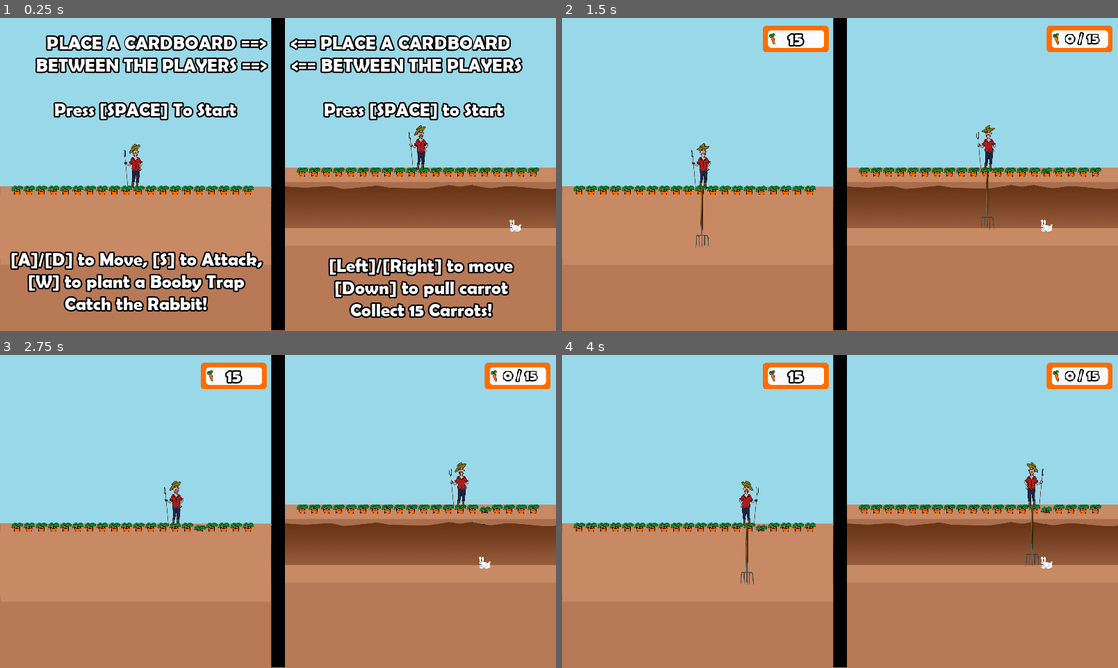
Above: before the commit, frames 1-4 (two rows, left to right).
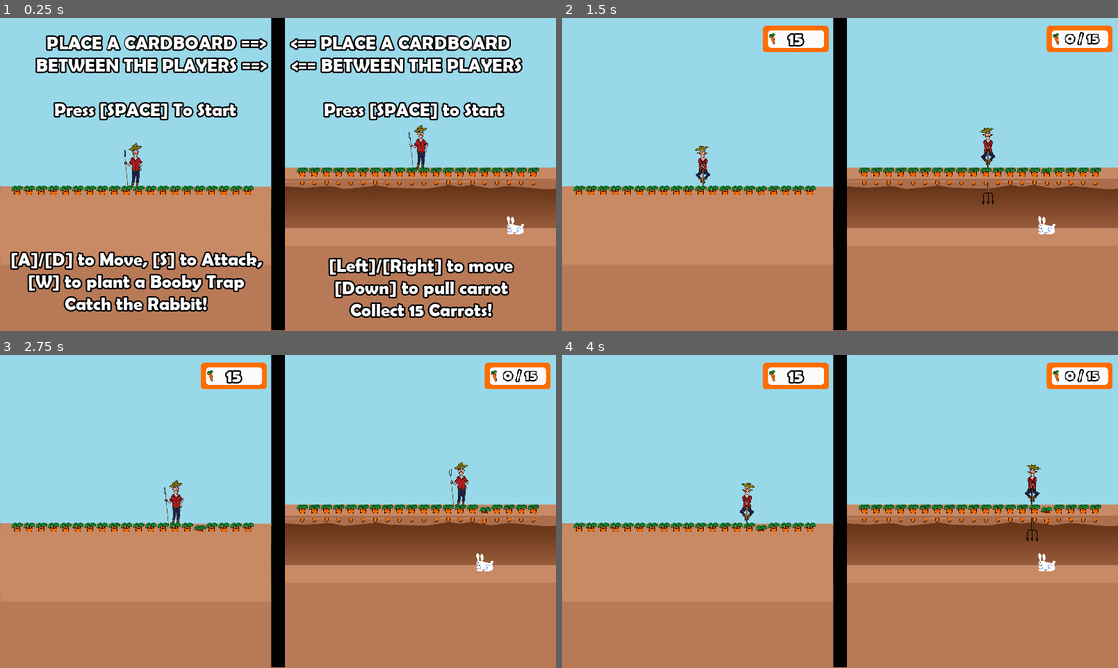
Above: after the commit, the same moments.

Repository: Brusi/ggj23
Game: Godot game, scene res://Splash.tscn
The game is run twice, just before and just after one commit, with the same random seed, the same clock (stepped at 60 frames per second) and the same inputs. Sound files missing from this copy of the repository are replaced by a short silence.
Inputs:
- Up to frame 1 (0.25 s): no input
- Up to frame 2 (1.5 s): tap Enter (ui_accept) at 0.5, 0.77, 0.8, 1.07, 1.35 s; hold D (farmer_right) 0.53-1.28 s; tap S (farmer_pitchfork) at 0.6 s; hold Down (rabbit_down) from 1.28 s (still down)
- Up to frame 3 (2.75 s): tap Enter (ui_accept) at 1.52, 1.82, 2.3 s; tap S (farmer_pitchfork) at 1.55 s; release Down (rabbit_down) at 2.03 s; hold D (farmer_right) from 2.03 s (still down); tap W (farmer_action_1) at 2.1 s
- Up to frame 4 (4 s): tap S (farmer_pitchfork) at 2.85, 3.6 s; tap Enter (ui_accept) at 3.02, 3.32, 3.5, 3.77, 3.8 s; release D (farmer_right) at 3.53 s; hold A (farmer_left) from 3.53 s (still down)

The runs differ from the first frame. In frame 1, 0.7% of the frame differs, in the area x 23-100%, y 34-70%; in frame 2, 1.2%; in frame 3, 0.7%; in frame 4, 1.3%, in the area x 31-100%, y 34-74%.

Commit message:
Farmer stab animation

Diff:
--- a/project/Farmer.gd
+++ b/project/Farmer.gd
@@ -44,17 +44,17 @@
 	can_play_step = true
 
 func _ready():
-	$Pitchfork.visible = false
+	$Sprite.play("default")
 	get_node("/root/Game/LeftMask").clone_obj(self)
 	global_position.x = lerp(min_x, max_x, 0.5)
 
 func copy_state_to(new_obj):
 	for s in [[new_obj.get_node("Sprite") ,$Sprite],
-			  [new_obj.get_node("Sprite/Clone"), $Sprite/Clone],
-			  [new_obj.get_node("Pitchfork"), $Pitchfork]]:
+			  [new_obj.get_node("Sprite/Clone"), $Sprite/Clone]]:
 		s[0].flip_h = s[1].flip_h
 		s[0].offset = s[1].offset
 		s[0].visible = s[1].visible
+		(s[0] as AnimatedSprite).play((s[1] as AnimatedSprite).animation)
 
 func _physics_process(delta):
 	if game.ended:
@@ -98,27 +98,24 @@
 
 	state = State.PREPARE
 
-	$Sprite.offset.y = -50
-	$Sprite/Clone.offset.y = -50
+	$Sprite.play("stab_one")
+	$Sprite/Clone.play("stab_one")
 
 	yield(get_tree().create_timer(0.2), "timeout")
 
 	state = State.STAB
 	$Stab.get_child(randi() % $Stab.get_child_count()).play()
 
-	$Sprite.offset.y = 0
-	$Sprite/Clone.offset.y = 0
+	$Sprite.play("stab_two")
+	$Sprite/Clone.play("stab_two")
 
-	$Pitchfork.visible = true
 	if rabbit.position.x <= position.x + stabbing_margin and rabbit.position.x >= position.x - stabbing_margin:
 		rabbit.die()
 
 	yield(get_tree().create_timer(pitcfork_cooldown), "timeout")
 
 	state = State.IDLE
-
-	$Pitchfork.visible = false
-
+	$Sprite.play("default")
 
 func try_plant_bomb():
 	var bombs: = get_tree().get_nodes_in_group("bomb")
--- a/project/Farmer.tscn
+++ b/project/Farmer.tscn
@@ -1,8 +1,7 @@
-[gd_scene load_steps=24 format=2]
+[gd_scene load_steps=25 format=2]
 
-[ext_resource path="res://assets/farmer.png" type="Texture" id=1]
+[ext_resource path="res://assets/farmer_stab.png" type="Texture" id=1]
 [ext_resource path="res://Farmer.gd" type="Script" id=2]
-[ext_resource path="res://assets/pitchfork.png" type="Texture" id=3]
 [ext_resource path="res://assets/farmaer_idle.png" type="Texture" id=4]
 [ext_resource path="res://assets/sound/stab_1.ogg" type="AudioStream" id=5]
 [ext_resource path="res://assets/sound/stab_2.ogg" type="AudioStream" id=6]
@@ -23,12 +22,32 @@
 atlas = ExtResource( 4 )
 region = Rect2( 168, 0, 168, 336 )
 
+[sub_resource type="AtlasTexture" id=13]
+flags = 4
+atlas = ExtResource( 1 )
+region = Rect2( 0, 0, 178, 899 )
+
+[sub_resource type="AtlasTexture" id=14]
+flags = 4
+atlas = ExtResource( 1 )
+region = Rect2( 178, 0, 178, 899 )
+
 [sub_resource type="SpriteFrames" id=1]
 animations = [ {
 "frames": [ SubResource( 2 ), SubResource( 3 ) ],
 "loop": true,
 "name": "default",
 "speed": 2.0
+}, {
+"frames": [ SubResource( 13 ) ],
+"loop": true,
+"name": "stab_one",
+"speed": 1.0
+}, {
+"frames": [ SubResource( 14 ) ],
+"loop": true,
+"name": "stab_two",
+"speed": 1.0
 } ]
 
 [sub_resource type="AudioStreamRandomPitch" id=4]
@@ -61,28 +80,13 @@
 [node name="Sprite" type="AnimatedSprite" parent="."]
 scale = Vector2( 0.5, 0.5 )
 frames = SubResource( 1 )
-frame = 1
+animation = "stab_two"
 playing = true
 
 [node name="Clone" type="AnimatedSprite" parent="Sprite"]
 position = Vector2( -1880, 0 )
 frames = SubResource( 1 )
 playing = true
-
-[node name="SpriteOld" type="Sprite" parent="."]
-visible = false
-position = Vector2( 13, -3 )
-texture = ExtResource( 1 )
-
-[node name="Clone" type="Sprite" parent="SpriteOld"]
-position = Vector2( -940, 0 )
-texture = ExtResource( 1 )
-
-[node name="Pitchfork" type="Sprite" parent="."]
-position = Vector2( -1, 181 )
-scale = Vector2( 0.441748, 0.441748 )
-z_index = 31
-texture = ExtResource( 3 )
 
 [node name="Stab" type="Node" parent="."]
 
--- a/project/Game.tscn
+++ b/project/Game.tscn
@@ -109,7 +109,8 @@
 position = Vector2( 756, 550 )
 
 [node name="GroundMask" type="Sprite" parent="."]
-position = Vector2( 1451, 569 )
+position = Vector2( 1451, 557 )
+scale = Vector2( 1, 0.5 )
 z_index = 3
 texture = ExtResource( 4 )
 
--- a/project/Rabbit.tscn
+++ b/project/Rabbit.tscn
@@ -32,6 +32,7 @@
 
 [node name="Rabbit" type="Node2D"]
 position = Vector2( 1091, 563 )
+scale = Vector2( 1.5, 1.5 )
 script = ExtResource( 1 )
 
 [node name="Sprite" type="Sprite" parent="."]
Binary file added: project/assets/farmaer_stab_h.png
Not shown, added: project/assets/farmaer_stab_h.png.import
Binary file added: project/assets/farmer_stab.png
Not shown, added: project/assets/farmer_stab.png.import
Not shown, removed: ArtAssets/farmaer_stab.png
Not shown, added: ArtAssets/farmer_stab.png
Not shown, added: ArtAssets/farmer_stab2 - Copy.aseprite
Not shown, added: ArtAssets/farmer_stab2.aseprite
Not shown, added: ArtAssets/farmer_stab2.png
Not shown, added: ArtAssets/farmer_stab3.png
Not shown, added: ArtAssets/mock.aseprite
Not shown, added: ArtAssets/mock.png
(and 3 more such lines)
